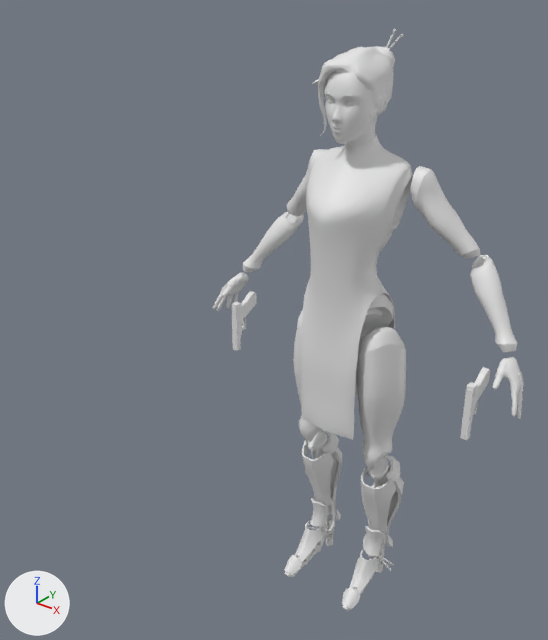
Two versions of the FBX model Penteract/Assets/Fang_Animations.fbx, one commit apart.
One viewpoint serves both versions: a 50 mm camera at (0.875, -1.373, 1.587) aimed at (-0.03, -0.241, 0.886). The axes (+X, +Y, +Z) are drawn at lower left. The lights are the same throughout. Materials are left out; every surface is plain grey. Where no turn or scale is listed for an object, it has been applied to the vertices.

The first picture shows 'Fang_LowPoly', 'LeftGun', 'RightGun'.
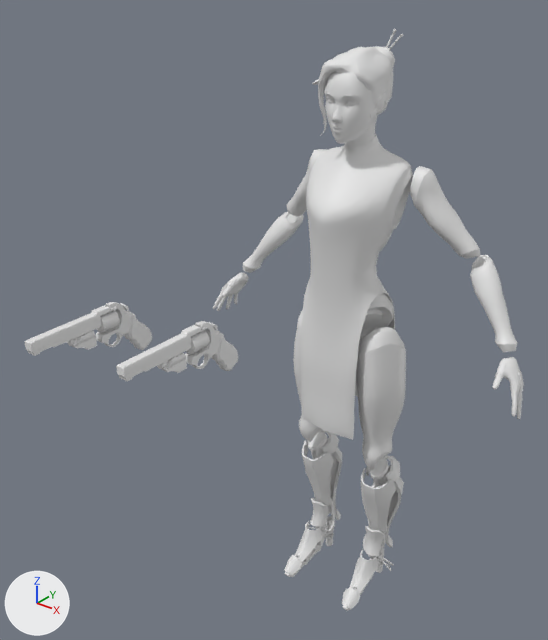
Pixel boxes (x1, y1, x2, y2) of what changed, in the pictures (548 x 640 px):
'LeftGun', reshaped, moved, turned, rescaled
    before: (460, 367, 490, 441)
    after: (116, 321, 238, 381)
'RightGun', reshaped, moved, turned, rescaled
    before: (232, 291, 257, 351)
    after: (25, 302, 152, 356)
part 1 of me_mesh_002, added
    after: (67, 337, 78, 346)
part 2 of me_mesh_002, added
    after: (97, 310, 120, 332)
part 3 of me_mesh_002, added
    after: (124, 313, 152, 350)
part 4 of me_mesh_002, added
    after: (96, 302, 132, 347)
part 5 of me_mesh_002, added
    after: (25, 305, 112, 356)
part 6 of me_mesh_002, added
    after: (71, 331, 97, 350)
part 7 of me_mesh_002, deleted
    before: (232, 302, 241, 351)
part 8 of me_mesh_002, deleted
    before: (236, 291, 256, 335)
part 9 of me_mesh_001, added
    after: (158, 361, 168, 369)
part 10 of me_mesh_001, added
    after: (186, 330, 210, 354)
part 11 of me_mesh_001, added
    after: (211, 333, 238, 371)
part 12 of me_mesh_001, added
    after: (185, 321, 222, 369)
part 13 of me_mesh_001, added
    after: (116, 325, 202, 381)
part 14 of me_mesh_001, added
    after: (157, 353, 187, 373)
part 15 of me_mesh_001, deleted
    before: (460, 383, 476, 441)
part 16 of me_mesh_001, deleted
    before: (470, 367, 490, 415)

The edits, one by one:
me_mesh_002 is used by ob_rightgun; location (0.0, 0.017, 0.0); rotation (1.571, 0.0, 0.0), in degrees (90, 0, 0); scale (0.01, 0.01, 0.01).
me_mesh_002 had 1646 vertices, 1607 faces and spanned x -34.09..-32.46, y 62.5..77.08, z -3.61..4.98.
me_mesh_002 now has 618 vertices, 1192 faces and spans x -41.69..41.69, y -5.21..5.21, z -18.95..18.95.
me_mesh_002 part 1: a new loose piece, an 8-sided cylinder along x spanning x -16.5..-7.74, y -2.1..2.1, z 4.04..8.24.
me_mesh_002 part 2: a new loose piece, an 8-sided cylinder along x spanning x 4.51..15.53, y -5.21..5.21, z 4.07..14.48.
me_mesh_002 part 3: a new loose piece of 234 vertices spanning x 22.55..41.69, y -3.28..3.28, z -18.95..7.45.
me_mesh_002 part 4: a new loose piece of 177 vertices spanning x 3.37..27.43, y -2.94..2.94, z -8.19..18.95.
me_mesh_002 part 5: a new loose piece of 94 vertices spanning x -41.69..12.66, y -2.72..2.72, z 8.65..17.9.
me_mesh_002 part 6: a new loose piece of 60 vertices spanning x -15.43..-0.84, y -4.08..4.08, z -1.23..8.34.
me_mesh_002 part 7: the loose piece of 769 vertices spanning x -34.09..-32.46, y 62.51..75.93, z 2.83..4.85 is deleted.
me_mesh_002 part 8: the loose piece of 733 vertices spanning x -34.02..-32.51, y 66.24..77.08, z -3.11..3.54 is deleted.
me_mesh_001 is used by ob_leftgun; location (0.0, 0.017, 0.0); rotation (1.571, 0.0, 0.0), in degrees (90, 0, 0); scale (0.01, 0.01, 0.01).
me_mesh_001 had 1646 vertices, 1607 faces and spanned x 32.46..34.09, y 62.5..77.08, z -3.61..4.98.
me_mesh_001 now has 618 vertices, 1192 faces and spans x -41.69..41.69, y -5.21..5.21, z -18.95..18.95.
me_mesh_001 part 9: a new loose piece, an 8-sided cylinder along x spanning x -16.5..-7.74, y -2.1..2.1, z 4.04..8.24.
me_mesh_001 part 10: a new loose piece, an 8-sided cylinder along x spanning x 4.51..15.53, y -5.21..5.21, z 4.07..14.48.
me_mesh_001 part 11: a new loose piece of 234 vertices spanning x 22.55..41.69, y -3.28..3.28, z -18.95..7.45.
me_mesh_001 part 12: a new loose piece of 177 vertices spanning x 3.37..27.43, y -2.94..2.94, z -8.19..18.95.
me_mesh_001 part 13: a new loose piece of 94 vertices spanning x -41.69..12.66, y -2.72..2.72, z 8.65..17.9.
me_mesh_001 part 14: a new loose piece of 60 vertices spanning x -15.43..-0.84, y -4.08..4.08, z -1.23..8.34.
me_mesh_001 part 15: the loose piece of 769 vertices spanning x 32.46..34.09, y 62.51..75.93, z 2.83..4.85 is deleted.
me_mesh_001 part 16: the loose piece of 733 vertices spanning x 32.51..34.02, y 66.24..77.08, z -3.11..3.54 is deleted.
Object 'RightGun' (ob_rightgun) moves from (0.0, 0.017, 0.0) to (-0.084, -0.665, 0.989).
Object 'RightGun' (ob_rightgun) turns from (90, 0, 0) to (0, 0, 90) degrees about x, y and z.
Object 'RightGun' (ob_rightgun) is rescaled from (0.01, 0.01, 0.01) to (0.003, 0.003, 0.003).
Object 'LeftGun' (ob_leftgun) moves from (0.0, 0.017, 0.0) to (0.102, -0.638, 0.998).
Object 'LeftGun' (ob_leftgun) turns from (90, 0, 0) to (0, 0, 90) degrees about x, y and z.
Object 'LeftGun' (ob_leftgun) is rescaled from (0.01, 0.01, 0.01) to (0.003, 0.003, 0.003).
